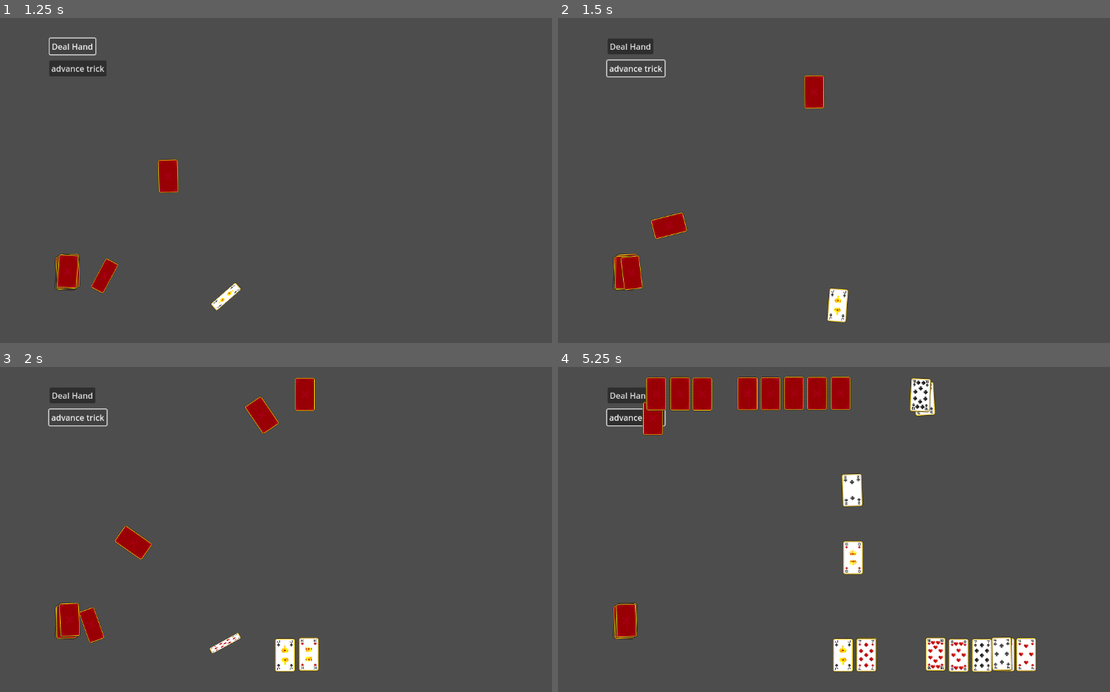
Above: before the commit, frames 1-4 (two rows, left to right).
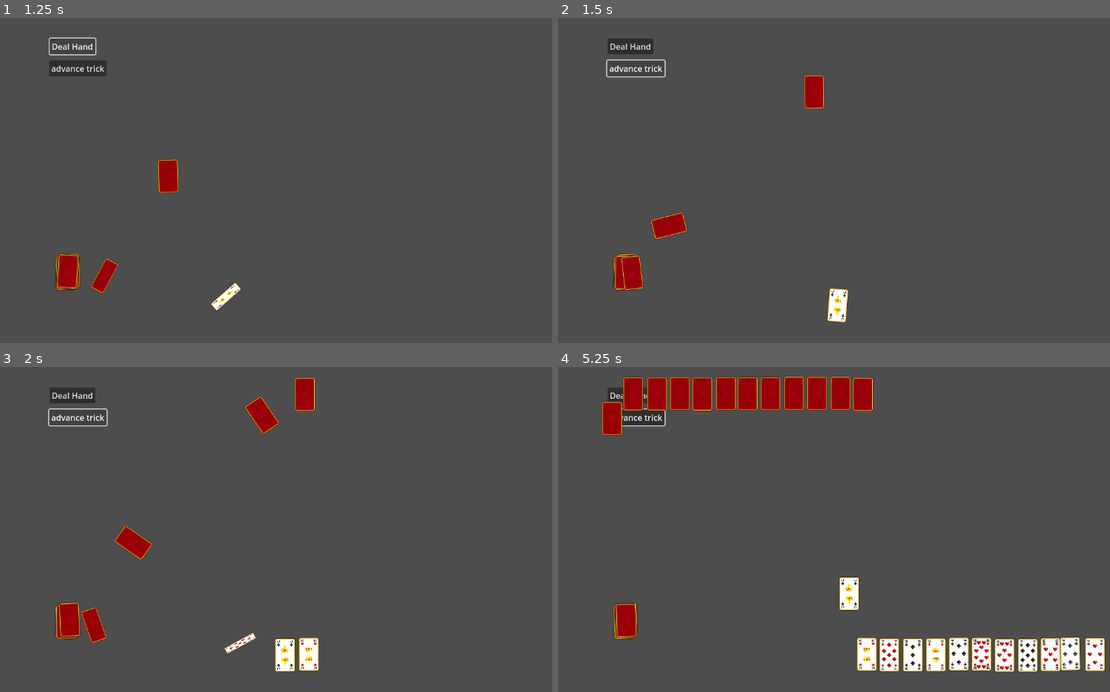
Above: after the commit, the same moments.

Repository: gneeqo/CardInterface2
Game: Godot game, scene res://Game Logic/Scenes/main.tscn
The game is run twice, just before and just after one commit, with the same random seed, the same clock (stepped at 60 frames per second) and the same inputs.
Inputs (mouse positions are in pixels of both pictures, inside the frame that each line leads up to):
- Up to frame 1 (1.25 s): click "Deal Hand" at 0.5 s
- Up to frame 2 (1.5 s): click "advance trick" at 1.25 s
- Up to frame 3 (2 s): no input
- Up to frame 4 (5.25 s): click "Deal Hand" at 2 s; click "advance trick" at 2.75 s; click "Deal Hand" at 3.5 s; click "advance trick" at 4.25 s; move the mouse to (983, 510) at 5.02 s; tap A (Automate) at 5.1 s

Frame 1 is identical in both runs. In frame 2, less than 0.1% of the frame differs, in the area x 11-16%, y 72-84%; in frame 3, 0.4%; in frame 4, 7.4%, in the area x 7-100%, y 2-94%.
Error before the commit: Out of bounds get index '-1' (on base: 'Array[Card]') (res://Game)

Commit message:
a few style and architecture improvements

Diff:
--- a/Base Objects/executor.gd
+++ b/Base Objects/executor.gd
@@ -140,6 +140,9 @@
 				if loops:
 					if list.actions.size() != 0:
 						reset = false
+				else:
+					if list.actions.size() == 0:
+						queue_free()
 
 				list.update_list(dt)
 			if reset and loops:
@@ -150,6 +153,7 @@
 			self_clone.paused = false
 			interrupt_executor()
 	unpaused_this_frame = false
+
 
 ##Stop execution.
 func pause():
--- a/Base Objects/input_processor.gd
+++ b/Base Objects/input_processor.gd
@@ -9,11 +9,12 @@
 static var mouse_down = false
 static var escape_just_pressed = false
 
-
-
 static var mouse_pos:Vector2
 
 static var current_time_scale_index : int = 1
+
+
+
 
 static var time_scale : float :
 	get:
@@ -60,8 +61,3 @@
 	for node in get_tree().get_nodes_in_group("auto_clickable"):
 			if(rng.randf_range(0,10) >5):
 				node.auto_press()
-
-
-	if menu_automating:
-		if(rng.randf_range(0,10) >5):
-			escape_just_pressed = true
--- a/Factories/action_factory.gd
+++ b/Factories/action_factory.gd
@@ -87,3 +87,9 @@
 
 
 	return newAction
+
+static func delay(duration:float=0.01):
+	var newAction = Action.new()
+	newAction.duration = duration
+	newAction.blocking = true
+	return newAction
--- a/Factories/behavior_factory.gd
+++ b/Factories/behavior_factory.gd
@@ -14,23 +14,36 @@
 
 	return new_executor
 
-static func rotate(angle:float, duration:float , drift:float = 0 ,\
+static func rotate(angle:float, duration:float , drift:float = 0 ,blocking:bool = false,\
  eased:bool = true, ease_type:Action.EaseType = Action.EaseType.easeInOutSine) -> Executor:
 	var new_executor = ExecAutoActivate.new()
-	new_executor.add_child(ActionFactory.rotate_to(angle,duration,eased,ease_type,drift))
+	new_executor.add_child(ActionFactory.rotate_to(angle,duration,eased,ease_type,drift,blocking))
 
 	return new_executor
 
-static func fade(opacity:float, duration:float , drift:float = 0 ,\
+static func fade(opacity:float, duration:float , drift:float = 0,blocking:bool = false ,\
  eased:bool = true, ease_type:Action.EaseType = Action.EaseType.easeInOutSine) -> Executor:
 	var new_executor = ExecAutoActivate.new()
-	new_executor.add_child(ActionFactory.fade(opacity,duration,eased,ease_type,drift))
+	new_executor.add_child(ActionFactory.fade(opacity,duration,eased,ease_type,drift,blocking))
 
 	return new_executor
 
-static func scale(new_scale:Vector2, duration:float , drift:float = 0 ,\
+static func scale(new_scale:Vector2, duration:float , drift:float = 0,blocking:bool = false ,\
  eased:bool = true, ease_type:Action.EaseType = Action.EaseType.easeInOutSine) -> Executor:
 	var new_executor = ExecAutoActivate.new()
-	new_executor.add_child(ActionFactory.scale_to(new_scale,duration,eased,ease_type,drift))
+	new_executor.add_child(ActionFactory.scale_to(new_scale,duration,eased,ease_type,drift,blocking))
 
 	return new_executor
+
+
+static func add_delay_to_behavior(delay:float, target:Executor):
+	var delayAction = ActionFactory.delay(delay)
+	target.add_child(delayAction)
+	target.move_child(delayAction, 0)
+
+static func add_callback_to_behavior(function :Callable, target:Executor):
+	var callback = ActionFactory.callback(function)
+	target.add_child(callback)
+
+static func add_action_to_behavior(action :Action, target:Executor):
+	target.add_child(action)
--- a/Game Logic/Scenes/Play Spaces/four_players.tscn
+++ b/Game Logic/Scenes/Play Spaces/four_players.tscn
@@ -44,6 +44,7 @@
 [node name="P1" type="Node2D" parent="."]
 position = Vector2(512, 576)
 script = ExtResource("3_q56tl")
+is_human = true
 metadata/_custom_type_script = "uid://y2q4a2aj6rf6"
 
 [node name="P1Hand" type="Node2D" parent="P1"]
--- a/Game Logic/Scenes/Play Spaces/six_players.tscn
+++ b/Game Logic/Scenes/Play Spaces/six_players.tscn
@@ -44,6 +44,7 @@
 [node name="P1" type="Node2D" parent="."]
 position = Vector2(320, 576)
 script = ExtResource("3_ojjv5")
+is_human = true
 metadata/_custom_type_script = "uid://y2q4a2aj6rf6"
 
 [node name="P1Hand" type="Node2D" parent="P1"]
@@ -124,7 +125,6 @@
 
 [node name="P6" type="Node2D" parent="."]
 position = Vector2(640, 576)
-scale = Vector2(1, 1)
 script = ExtResource("3_ojjv5")
 metadata/_custom_type_script = "uid://y2q4a2aj6rf6"
 
--- a/Game Logic/Scenes/Play Spaces/two_players.tscn
+++ b/Game Logic/Scenes/Play Spaces/two_players.tscn
@@ -44,6 +44,7 @@
 [node name="P1" type="Node2D" parent="."]
 position = Vector2(512, 576)
 script = ExtResource("1_g3bv0")
+is_human = true
 metadata/_custom_type_script = "uid://y2q4a2aj6rf6"
 
 [node name="P1Hand" type="Node2D" parent="P1"]
--- a/Game Logic/Scenes/card.tscn
+++ b/Game Logic/Scenes/card.tscn
@@ -23,3 +23,6 @@
 visible = false
 z_index = -1
 texture = ExtResource("3_pdgng")
+
+[connection signal="mouse_entered" from="Area2D" to="." method="_on_area_2d_mouse_entered"]
+[connection signal="mouse_exited" from="Area2D" to="." method="_on_area_2d_mouse_exited"]
--- a/Game Logic/Scripts/Card Groups/card_group.gd
+++ b/Game Logic/Scripts/Card Groups/card_group.gd
@@ -35,9 +35,6 @@
 	payload.send_to(target)
 
 
-
-
-
 func update_z_order():
 	for index in cards_in_group.size():
 		cards_in_group[index].set_z_index(index)
@@ -45,8 +42,6 @@
 func shuffle():
 	cards_in_group.shuffle()
 	update_z_order()
-
-
 
 
 func _new_card_offset()->Vector2:
--- a/Game Logic/Scripts/Card Groups/hand.gd
+++ b/Game Logic/Scripts/Card Groups/hand.gd
@@ -8,6 +8,9 @@
 
 func receive_card(payload:Card):
 	payload.owning_player = owning_player
+	if owning_player.is_human:
+		payload.isClickable = true
+
 	super.receive_card(payload)
 
 func _new_card_offset()->Vector2:
@@ -19,3 +22,8 @@
 
 func _new_card_rotation()->float:
 	return global_rotation
+
+func send_card(payload:Card,target:CardGroup):
+	if owning_player.is_human:
+		payload.isClickable = true
+	super.send_card(payload,target)
--- a/Game Logic/Scripts/card.gd
+++ b/Game Logic/Scripts/card.gd
@@ -1,5 +1,8 @@
 class_name Card extends Node2D
 
+
+var isClickable:bool = false
+var moused_over: bool = false
 
 enum Suits {spades, clubs, hearts, diamonds}
 
@@ -44,6 +47,8 @@
 
 	return new_card
 
+func _ready():
+	add_to_group("auto_clickable",true)
 
 func send_to(target:CardGroup):
 	target.prep_for_card()
@@ -73,6 +78,11 @@
 	#may need eventually
 	in_transit = true
 
+	#stop the hover animation from triggering
+	#reset to normal scale
+	if isClickable:
+		_on_area_2d_mouse_exited()
+		isClickable = false
 
 
 
@@ -107,6 +117,10 @@
 		$BackSprite.visible = true
 		$FrontSprite.visible = false
 
+	if moused_over:
+		if(InputProcessor.mouse_just_pressed and not InputProcessor.automating):
+			on_pressed()
+
 
 
 func change_FrontSprite(newTex:Texture2D):
@@ -114,3 +128,28 @@
 
 func update_image():
 	change_FrontSprite(textures[suit][value])
+
+
+func _on_area_2d_mouse_entered() -> void:
+	if isClickable:
+		add_child(BehaviorFactory.scale(Vector2(1.2,1.2),0.2))
+		moused_over = true
+
+
+func _on_area_2d_mouse_exited() -> void:
+	if isClickable:
+		add_child(BehaviorFactory.scale(Vector2(1,1),0.3))
+		moused_over = false
+
+
+func auto_press():
+	if isClickable:
+		on_pressed()
+
+func on_pressed() -> void:
+	var referee = get_tree().get_nodes_in_group("referee")
+
+	if referee.size() >1:
+		print("multiple referees.  Selecting card during scene switch?")
+	elif referee.size() == 1:
+		referee[0].attempt_play(self,referee[0].players[0])
--- a/Game Logic/Scripts/referee.gd
+++ b/Game Logic/Scripts/referee.gd
@@ -18,29 +18,29 @@
 
 
 func _ready():
+	add_to_group("referee",true)
 	deck.spawn_cards()
 
 func _on_button_pressed() -> void:
 	deal_hand_to_players()
+	var delay_time = deal_delay*players.size()*hand_size +  deal_delay*hand_size
+	add_child(BehaviorFactory.delayed_callback(Callable(self,"start_play"),delay_time))
 
 
 func _process(_dt:float)->void:
+	pass
 	#doing this in process so it will start when the final card arrives
-	if trick.cards_in_group.size() == players.size():
-		if turn_index == -1:
-			evaluate_trick()
-		else:
-			print("trick is full but the turn cycle isn't over!")
-			breakpoint
+	#if trick.cards_in_group.size() == players.size():
+		#if turn_index == -1:
+			#evaluate_trick()
+		#else:
+			#print("trick is full but the turn cycle isn't over!")
+			#breakpoint
 
 
-func evaluate_trick():
-	#find winning card
-	var winning_card:Card = trick.cards_in_group.front()
-	for card in trick.cards_in_group:
-		if card.value > winning_card.value:
-			winning_card = card
 
+
+func restart_trick(winning_card:Card):
 	var destination_group = winning_card.owning_player.winnings_pile
 	#send winning cards to winner
 	while(!trick.cards_in_group.is_empty()):
@@ -51,12 +51,43 @@
 		destination_group.received_card.connect\
 		(Callable(self,"next_trick").bind(destination_group.received_card))
 	else:
-		#begin scoring
+		#reset
+		tricks_taken = 0
+		#deal another hand, or take score
 		destination_group.received_card.connect\
 		(Callable(self,"end_round").bind(destination_group.received_card))
 
+func evaluate_trick(receiving_signal:Signal):
+	#don't trigger this again until reconnected
+	for connection:Dictionary in receiving_signal.get_connections():
+		if connection["callable"].get_method() == "evaluate_trick":
+			connection["signal"].disconnect(connection["callable"])
+
+	#find winning card
+	var winning_card:Card = trick.cards_in_group.front()
+	for card in trick.cards_in_group:
+		if card.value > winning_card.value:
+			winning_card = card
+
+	#highlight winning card
+	#scale up (blocking)
+	var highlight = BehaviorFactory.scale(Vector2(1.5,1.5),0.2,0,true)
+	#scale down (blocking)
+	BehaviorFactory.add_action_to_behavior \
+	(ActionFactory.scale_to(Vector2(1,1),0.2,true,Action.EaseType.easeInOutSine,0,true),highlight)
+
+
+	#then restart trick
+	var restart = Callable(self,"restart_trick").bind(winning_card)
+
+	#restart trick after scale up and down
+	BehaviorFactory.add_callback_to_behavior(restart,highlight)
+
+	#make sure card knows to do all that
+	winning_card.add_child(highlight)
+
+
 func attempt_play(card:Card, player:CardPlayer)->void:
-
 	if turn_index == -1:
 		print("playing not allowed right now.")
 		return
@@ -69,12 +100,12 @@
 			#the trick is over.
 			turn_index = -1
 			tricks_taken += 1
+			trick.received_card.connect\
+			(Callable(self,"evaluate_trick").bind(trick.received_card))
 		else:
 			#continue the trick when the card arrives.
 			trick.received_card.connect\
 			(Callable(self,"advance_trick").bind(trick.received_card))
-
-
 
 	else:
 		print("it's not this player's turn.")
@@ -82,17 +113,19 @@
 
 
 func next_trick(receiving_signal : Signal):
+	#don't trigger this again until reconnected
 	for connection:Dictionary in receiving_signal.get_connections():
 		if connection["callable"].get_method() == "next_trick":
 			connection["signal"].disconnect(connection["callable"])
 
 	turn_index = 0
-	starting_player_index = (starting_player_index+1)%(players.size()-1)
+	starting_player_index = (starting_player_index+1)%(players.size())
 
 	active_player.take_turn()
 
 
 func advance_trick(receiving_signal:Signal):
+	#don't trigger this again until reconnected
 	for connection:Dictionary in receiving_signal.get_connections():
 		if connection["callable"].get_method() == "advance_trick":
 			connection["signal"].disconnect(connection["callable"])
@@ -100,10 +133,19 @@
 		active_player.take_turn()
 
 func end_round(receiving_signal:Signal):
+	#don't trigger this again until reconnected
 	for connection:Dictionary in receiving_signal.get_connections():
 		if connection["callable"].get_method() == "end_round":
 			connection["signal"].disconnect(connection["callable"])
-	breakpoint
+	if deck.cards_in_group.size() >0:
+		deal_hand_to_players()
+		var delay_time = deal_delay*players.size()*hand_size + deal_delay*hand_size
+		add_child(BehaviorFactory.delayed_callback(Callable(self,"start_play"),delay_time))
+	else:
+		end_game()
+
+func end_game():
+	pass
 
 
 func deal_hand_to_players():
@@ -129,6 +171,6 @@
 		print("not enough cards in the deck!")
 
 
-func _on_advance_trick_pressed() -> void:
+func start_play() -> void:
 	turn_index = 0
 	active_player.take_turn()
--- a/project.godot
+++ b/project.godot
@@ -24,6 +24,7 @@
 action=""
 auto_clickable="can be clicked by input automation"
 auto_selectable="can have options selected by input automation"
+referee=""
 
 [input]
 
